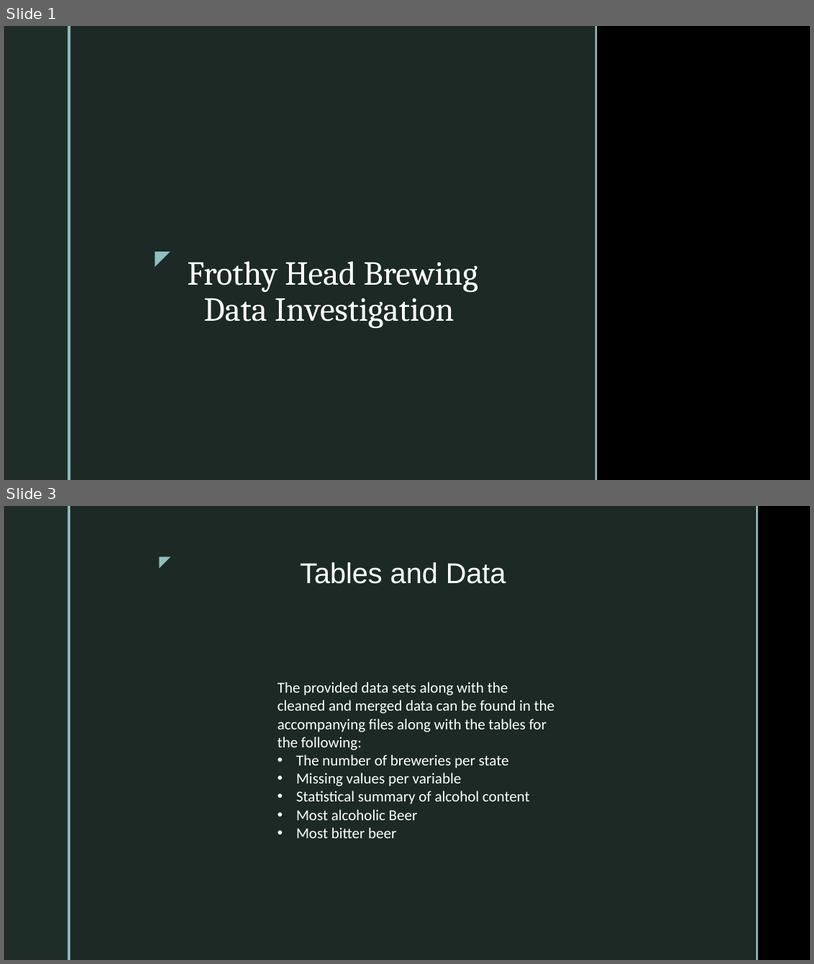
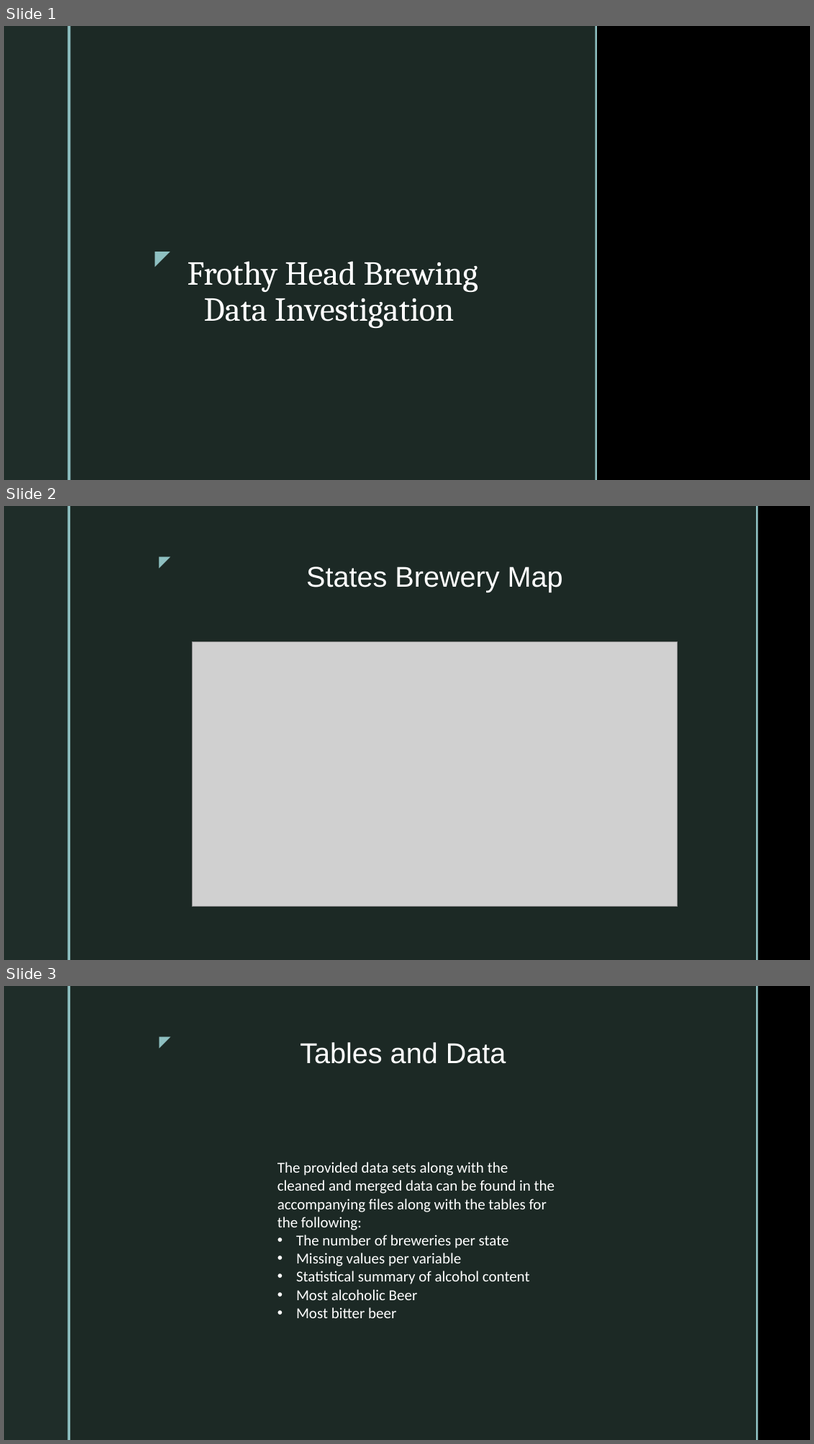
Before and after one commit to KaysData/Brewery-Analysis, a slide deck: Case Study Presentation.pptx. Shown one above the other, each under a label of ours: slides 1 and 3 before the commit, slides 1, 2 and 3 after it; the slides between them are not shown. The pictures are 814x964 and 814x1444 pixels, drawn with LibreOffice and Linux fonts; fonts in the diff are those of the drawing; grey boxes stand for pictures; background and template pictures are left out. Boxes give left, top, right and bottom in pixels: in the first picture for what was removed or moved away, otherwise in the second. Text is boxed around its words. In the diff, an @@ line names an element or a change of style, - is before the commit and + after.

```diff
--- a/Case Study Presentation.pptx
+++ b/Case Study Presentation.pptx
@@ slide 2 added at (4,506,810,960), background picture (left out); not listed: 5 template elements that a slide beside it also shows @@
@@ title added at (306,566,563,592), 34 pt, text #FFFFFF @@
+States Brewery Map
@@ picture added at (192,641,678,906) @@
```
Also in this commit, not shown: 2 slides changed, 4 other slides added, 4 slides removed, 5 other files.
